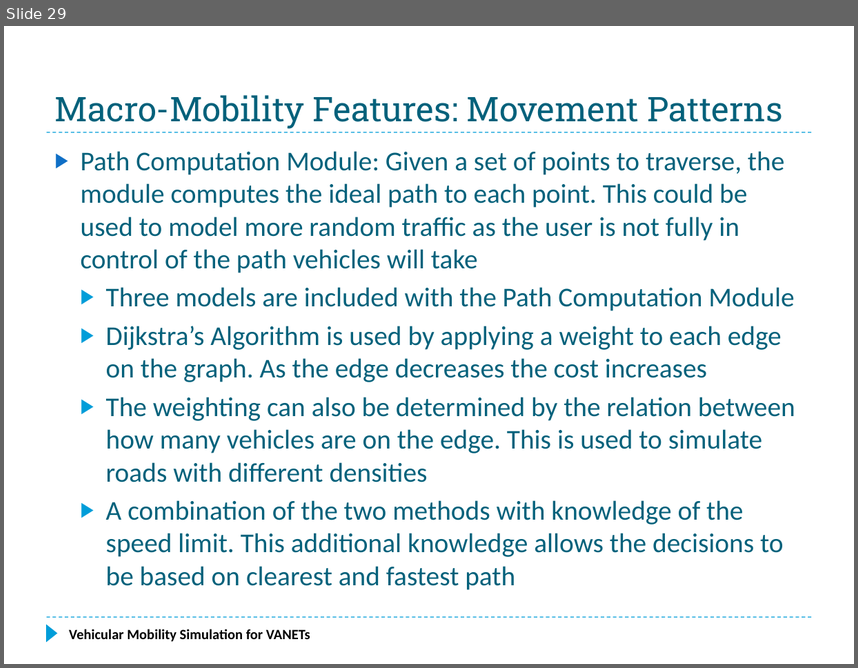
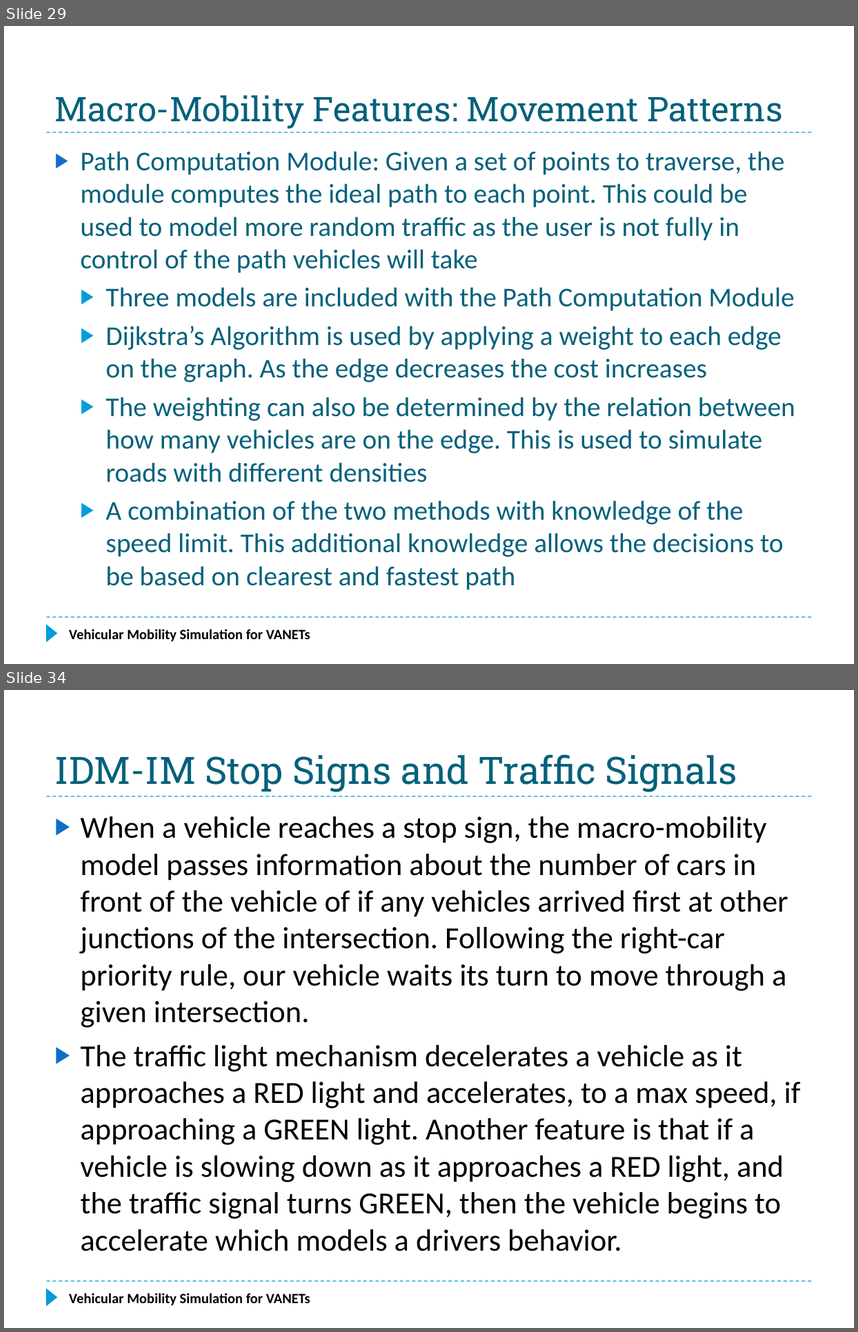
Before and after one commit to f33losopher/EEMaster_VANET, a slide deck: VANET_Felix.pptx. Shown one above the other, each under a label of ours: slide 29 before the commit, slides 29 and 34 after it; the slides between them are not shown. The pictures are 858x668 and 858x1332 pixels, drawn with LibreOffice and Linux fonts; fonts in the diff are those of the drawing. Boxes give left, top, right and bottom in pixels: in the first picture for what was removed or moved away, otherwise in the second. Text is boxed around its words. In the diff, an @@ line names an element or a change of style, - is before the commit and + after.

Commit message:
Simulation PPT, up to the simulation results

```diff
--- a/VANET_Felix.pptx
+++ b/VANET_Felix.pptx
@@ slide 34 added at (4, 690, 854, 1328), background #FFFFFF; not listed: 3 template elements that a slide beside it also shows @@
@@ title added at (55, 754, 737, 792), 32 pt, text #04617B @@
+IDM-IM Stop Signs and Traffic Signals
@@ text added at (81, 816, 801, 1251), 26 pt, text #000000 @@
+▶ When a vehicle reaches a stop sign, the macro-mobility model passes information about the number of cars in front of the vehicle of if any vehicles arrived first at other junctions of the intersection. Following the right-car priority rule, our vehicle waits its turn to move through a given intersection.
+▶ The traffic light mechanism decelerates a vehicle as it approaches a RED light and accelerates, to a max speed, if approaching a GREEN light. Another feature is that if a vehicle is slowing down as it approaches a RED light, and the traffic signal turns GREEN, then the vehicle begins to accelerate which models a drivers behavior.
@@ text added at (69, 1292, 310, 1305), 12 pt, text #000000, bold @@
+Vehicular Mobility Simulation for VANETs
```
Also in this commit, not shown: 1 slide changed, 6 other slides added.
